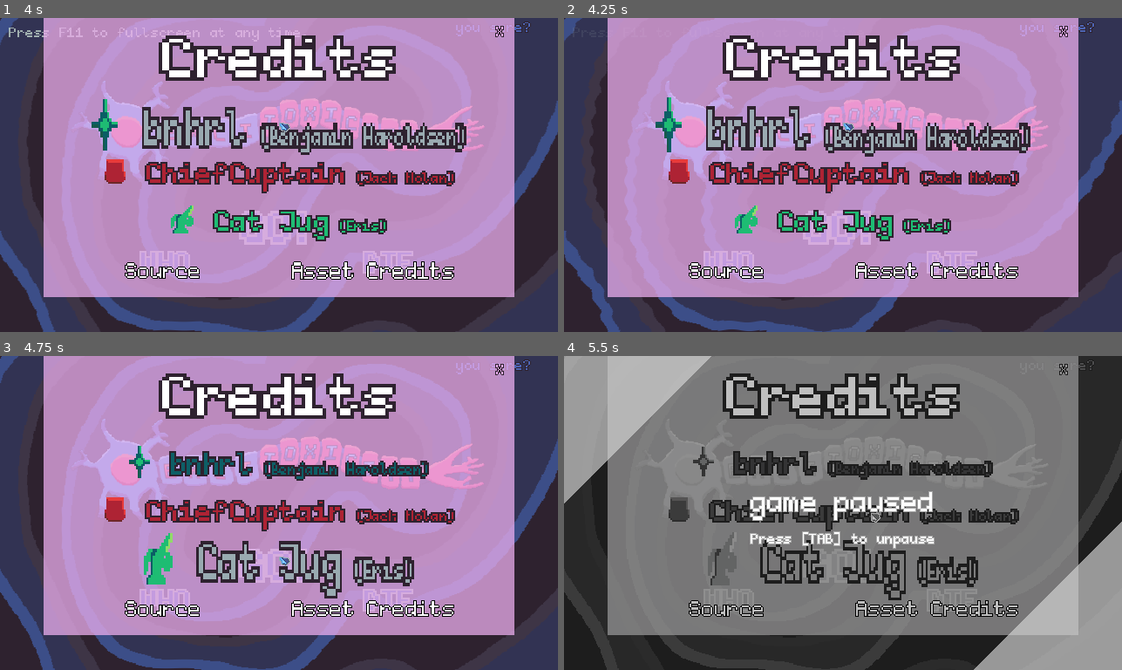
Above: before the commit, frames 1-4 (two rows, left to right).
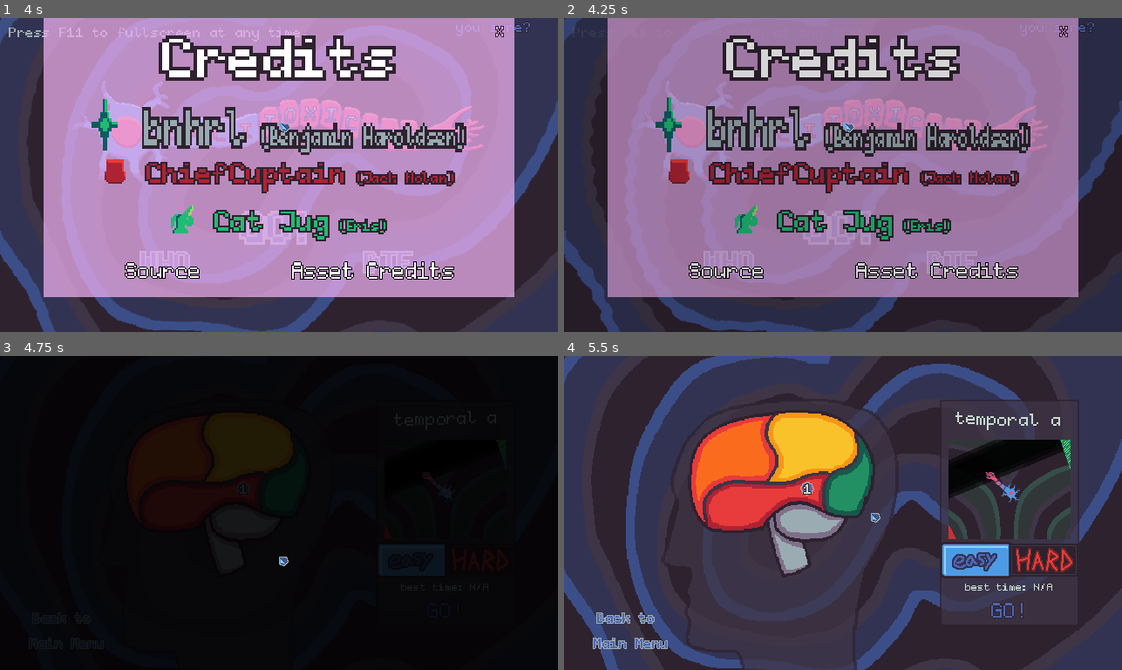
Above: after the commit, the same moments.

Repository: bnhrl/MomentumIsEverythingCountDown
Game: Godot game, scene res://Game/MainMenu/main_menu.tscn
Two runs of this game, one before a commit and one after it. Both use one fixed random seed, a clock stepped at 60 frames per second and the inputs below.
Inputs (mouse positions are in pixels of both pictures, inside the frame that each line leads up to):
- Up to frame 1 (4 s): tap F every 0.75 s from 0.5 to 3.5 s; move the mouse to (496, 24) at 0.52 s; hold D (right) 0.53-1.28 s; click (496, 24) at 0.6 s; move the mouse to (267, 228) at 1.27 s; hold S (down) 1.28-2.03 s; tap Space (reserve_ion) at 1.35, 2.85 s; move the mouse to (167, 262) at 2.02 s; hold D (right) 2.03-2.78 s; click (167, 262) at 2.1 s; move the mouse to (390, 262) at 2.77 s; hold W (up) 2.78-3.53 s; move the mouse to (279, 121) at 3.52 s; hold A (left) from 3.53 s (still down); click (279, 121) at 3.6 s
- Up to frame 2 (4.25 s): keep holding A (left); tap Escape (escape) at 4.15 s
- Up to frame 3 (4.75 s): keep holding A (left); tap F at 4.25 s; move the mouse to (279, 556) at 4.27 s; tap Space (reserve_ion) at 4.35 s
- Up to frame 4 (5.5 s): tap Tab (pause) at 4.9 s; move the mouse to (870, 513) at 5.02 s; release A (left) at 5.03 s; hold S (down) from 5.03 s (still down); click (870, 513) at 5.1 s

Frame 1 is identical in both runs. In frame 2, 67% of the frame differs, in the area x 7-95%, y 0-89%; in frame 3, 99%, in the area x 0-100%, y 0-100%; in frame 4, 93%.

Commit message:
Fixed CountDown beat, PauseMenu adjustments, prepared audio buses

Diff:
--- a/Assets/Materials/outline_2d.tres
+++ b/Assets/Materials/outline_2d.tres
@@ -6,3 +6,4 @@
 shader = ExtResource("1_w87wa")
 shader_parameter/on_canvas_group = false
 shader_parameter/outline_thickness = 1.0
+shader_parameter/addition = Color(1, 1, 1, 0)
--- a/Assets/Materials/outline_2d_canvas_group.tres
+++ b/Assets/Materials/outline_2d_canvas_group.tres
@@ -6,3 +6,4 @@
 shader = ExtResource("1_wtxr5")
 shader_parameter/on_canvas_group = true
 shader_parameter/outline_thickness = 1.0
+shader_parameter/addition = Color(1, 1, 1, 0)
--- /dev/null
+++ b/Assets/Shaders/autoscroll.gdshader
@@ -0,0 +1,10 @@
+shader_type canvas_item;
+
+// Set Repeat to "Enabled" on the CanvasItem node!
+uniform vec2 multiply = vec2(1.0);
+
+void fragment() {
+	vec2 uv = UV + vec2(TIME) * multiply;
+	vec4 color = texture(TEXTURE, uv);
+	COLOR = color;
+}
--- a/Game/CountDownTimer/count_down_timer.gd
+++ b/Game/CountDownTimer/count_down_timer.gd
@@ -15,6 +15,14 @@
 
 
 # Counting
+func set_time(t := time) -> void:
+	max_time = t
+	time = max_time
+
+func multiply_time(amount := 1.0) -> void:
+	max_time *= amount
+	time = max_time
+
 var color := Color("4d65b4")
 func _process_counting(delta: float) -> void:
 	time -= delta
--- a/Game/CountDownTimer/count_down_timer.tscn
+++ b/Game/CountDownTimer/count_down_timer.tscn
@@ -34,5 +34,6 @@
 one_shot = true
 
 [node name="SoundPlayer" type="AudioStreamPlayer" parent="." unique_id=489885819]
+bus = &"SoundEffects"
 
 [connection signal="timeout" from="BeatTimer" to="." method="_on_beat_timer_timeout"]
--- a/Game/Levels/Level12/level_12.gd
+++ b/Game/Levels/Level12/level_12.gd
@@ -6,4 +6,4 @@
 	if Engine.is_editor_hint(): return
 
 	if PlayerManager.easy_mode:
-		$CountDownTimer.time = 15.0
+		$CountDownTimer.set_time(15.0)
--- a/Game/Levels/_Base/level.gd
+++ b/Game/Levels/_Base/level.gd
@@ -21,7 +21,7 @@
 	RenderingServer.global_shader_parameter_set("outline_color", outline_color)
 	$CountDownTimer.show()
 	if PlayerManager.easy_mode:
-		$CountDownTimer.time *= 1.5
+		$CountDownTimer.multiply_time(1.5)
 
 const EXITING := 1.0
 var exiting := EXITING
--- a/Game/Player/player.tscn
+++ b/Game/Player/player.tscn
@@ -228,16 +228,20 @@
 
 [node name="KillSoundPlayer" type="AudioStreamPlayer2D" parent="." unique_id=224865394]
 max_polyphony = 20
+bus = &"SoundEffects"
 
 [node name="DeathSoundPlayer" type="AudioStreamPlayer2D" parent="." unique_id=416051244]
 stream = ExtResource("7_ch4ko")
+bus = &"SoundEffects"
 
 [node name="RicochetSoundPlayer" type="AudioStreamPlayer2D" parent="." unique_id=1655605020]
 stream = ExtResource("8_vh1aq")
 max_polyphony = 2
+bus = &"SoundEffects"
 
 [node name="GrappleSoundPlayer" type="AudioStreamPlayer2D" parent="." unique_id=537767284]
 stream = ExtResource("9_4ddeg")
+bus = &"SoundEffects"
 
 [node name="GrappleTimer" type="Timer" parent="." unique_id=1453170140]
 wait_time = 0.5
--- a/UI/PauseMenu/pause_menu.gd
+++ b/UI/PauseMenu/pause_menu.gd
@@ -6,28 +6,40 @@
 
 func _process(_delta: float) -> void:
 	label.visible_characters = int(visible_characters)
+	if Input.is_action_just_pressed("escape"):
+		Scenes.swap_scene("Level Select")
+		await Scenes.faded
+		close(0.0)
 
 
-const OPEN_TIME := 0.5
-@onready var label: RichTextLabel = $Label
+const OPEN_TIME := 0.3
+@onready var label: RichTextLabel = $CanvasGroup/Label
 var visible_characters := 34.0
 var tween: Tween
 func open(time_mult := 1.0) -> void:
+	get_tree().paused = true
+	Effects.obscure()
+
 	if tween: tween.kill()
 	tween = create_tween()
 
 	tween.set_parallel(true)
+	tween.set_ignore_time_scale()
 	tween.tween_property(self, "visible_characters", label.get_total_character_count(), 0.5*time_mult)
-	tween.tween_property($SideLeft, "position:x", -170, OPEN_TIME*time_mult).set_trans(Tween.TRANS_CIRC)
-	tween.tween_property($SideRight, "position:x", 470, OPEN_TIME*time_mult).set_trans(Tween.TRANS_CIRC)
-	tween.tween_property($Back, "modulate:a", 0.5, OPEN_TIME*time_mult).set_trans(Tween.TRANS_EXPO)
+	tween.tween_property(%SideLeft, "position:x", 83, OPEN_TIME*time_mult).set_trans(Tween.TRANS_CIRC)
+	tween.tween_property(%SideRight, "position:x", 554, OPEN_TIME*time_mult).set_trans(Tween.TRANS_CIRC)
+	tween.tween_property(%Back, "modulate:a", 0.5, OPEN_TIME*time_mult).set_trans(Tween.TRANS_EXPO)
 
 func close(time_mult := 1.0) -> void:
+	get_tree().paused = false
+	Effects.unobscure()
+
 	if tween: tween.kill()
 	tween = create_tween()
 
+	tween.set_ignore_time_scale()
 	tween.set_parallel(true)
 	tween.tween_property(self, "visible_characters", 0.0, OPEN_TIME*time_mult)
-	tween.tween_property($SideLeft, "position:x", -170 - 180, OPEN_TIME*time_mult).set_trans(Tween.TRANS_CIRC)
-	tween.tween_property($SideRight, "position:x", 470 + 180, OPEN_TIME*time_mult).set_trans(Tween.TRANS_CIRC)
-	tween.tween_property($Back, "modulate:a", 0.0, OPEN_TIME*time_mult).set_trans(Tween.TRANS_EXPO)
+	tween.tween_property(%SideLeft, "position:x", 83 - 180, OPEN_TIME*time_mult).set_trans(Tween.TRANS_CIRC)
+	tween.tween_property(%SideRight, "position:x", 554 + 180, OPEN_TIME*time_mult).set_trans(Tween.TRANS_CIRC)
+	tween.tween_property(%Back, "modulate:a", 0.0, OPEN_TIME*time_mult).set_trans(Tween.TRANS_EXPO)
--- a/UI/PauseMenu/pause_menu.tscn
+++ b/UI/PauseMenu/pause_menu.tscn
@@ -2,18 +2,29 @@
 
 [ext_resource type="Material" uid="uid://behb1ngel53g" path="res://Assets/Materials/outline_2d.tres" id="1_t3iro"]
 [ext_resource type="Script" uid="uid://bk7mfbw2ds6qi" path="res://UI/PauseMenu/pause_menu.gd" id="1_w5vkt"]
+[ext_resource type="Material" uid="uid://d2t4whxx1mrd8" path="res://Assets/Materials/outline_2d_canvas_group.tres" id="2_af6kt"]
+[ext_resource type="Texture2D" uid="uid://cwgfqpk74ruxg" path="res://UI/PauseMenu/border.png" id="3_lq2tb"]
+[ext_resource type="Shader" uid="uid://drkj0ypwy5bpc" path="res://Assets/Shaders/autoscroll.gdshader" id="4_af6kt"]
+
+[sub_resource type="ShaderMaterial" id="ShaderMaterial_c6smh"]
+shader = ExtResource("4_af6kt")
+shader_parameter/multiply = Vector2(0, 0.25)
 
 [node name="PauseMenu" type="CanvasLayer" unique_id=1240024196]
 layer = 9
 script = ExtResource("1_w5vkt")
 
 [node name="Back" type="ColorRect" parent="." unique_id=350190489]
+unique_name_in_owner = true
 offset_right = 640.0
 offset_bottom = 360.0
 mouse_filter = 2
-color = Color(0, 0, 0, 0.5)
+color = Color(0, 0, 0, 0.70000005)
 
-[node name="Label" type="RichTextLabel" parent="." unique_id=1182622038]
+[node name="CanvasGroup" type="CanvasGroup" parent="." unique_id=665751802]
+material = ExtResource("2_af6kt")
+
+[node name="Label" type="RichTextLabel" parent="CanvasGroup" unique_id=1182622038]
 material = ExtResource("1_t3iro")
 offset_right = 640.0
 offset_bottom = 360.0
@@ -21,24 +32,33 @@
 theme_override_colors/default_color = Color(0.78039217, 0.8627451, 0.8156863, 1)
 bbcode_enabled = true
 text = "[font_size=32]game paused[/font_size]
-Press [TAB] to unpause"
+Press [TAB] to unpause
+Press [ESC] to exit"
 scroll_active = false
 horizontal_alignment = 1
 vertical_alignment = 1
+visible_characters_behavior = 1
 
-[node name="SideLeft" type="ColorRect" parent="." unique_id=1054860761]
-offset_left = -170.0
-offset_right = 70.0
-offset_bottom = 240.0
-rotation = -0.7853982
+[node name="SideLeft" type="TextureRect" parent="CanvasGroup" unique_id=824886758]
+unique_name_in_owner = true
+texture_repeat = 2
+material = SubResource("ShaderMaterial_c6smh")
+offset_left = 83.00001
+offset_top = -83.00001
+offset_right = 323.0
+offset_bottom = 157.0
+rotation = 0.7853982
 mouse_filter = 2
-color = Color(0.78031605, 0.86290884, 0.815826, 0.67)
+texture = ExtResource("3_lq2tb")
 
-[node name="SideRight" type="ColorRect" parent="." unique_id=386782155]
-offset_left = 470.0
-offset_top = 360.0
-offset_right = 710.0
-offset_bottom = 600.0
-rotation = -0.7853982
+[node name="SideRight" type="TextureRect" parent="CanvasGroup" unique_id=643155722]
+unique_name_in_owner = true
+texture_repeat = 2
+material = SubResource("ShaderMaterial_c6smh")
+offset_left = 554.00006
+offset_top = 446.00003
+offset_right = 794.00006
+offset_bottom = 686.0
+rotation = -2.3561945
 mouse_filter = 2
-color = Color(0.78031605, 0.86290884, 0.815826, 0.67)
+texture = ExtResource("3_lq2tb")
--- a/_Globals/Scenes/_Scenes.gd
+++ b/_Globals/Scenes/_Scenes.gd
@@ -6,14 +6,10 @@
 	_ready_pause_menu()
 
 func _process(_delta: float) -> void:
-	if Input.is_action_just_pressed("pause"):
+	if Input.is_action_just_pressed("pause") and get_tree().current_scene is Level:
 		if get_tree().paused:
-			get_tree().paused = false
-			Effects.unobscure()
 			pause_menu.close()
 		else:
-			get_tree().paused = true
-			Effects.obscure()
 			pause_menu.open()
 
 const SCENES: Dictionary[String, PackedScene] = {
--- a/default_bus_layout.tres
+++ b/default_bus_layout.tres
@@ -6,3 +6,15 @@
 [resource]
 bus/0/effect/0/effect = SubResource("AudioEffectPitchShift_j3pel")
 bus/0/effect/0/enabled = true
+bus/1/name = &"SoundEffects"
+bus/1/solo = false
+bus/1/mute = false
+bus/1/bypass_fx = false
+bus/1/volume_db = 0.0
+bus/1/send = &"Master"
+bus/2/name = &"Music"
+bus/2/solo = false
+bus/2/mute = false
+bus/2/bypass_fx = false
+bus/2/volume_db = 0.0
+bus/2/send = &"Master"
Not shown, added: Assets/Shaders/autoscroll.gdshader.uid
Binary file added: UI/PauseMenu/border.png
Not shown, added: UI/PauseMenu/border.png.import
